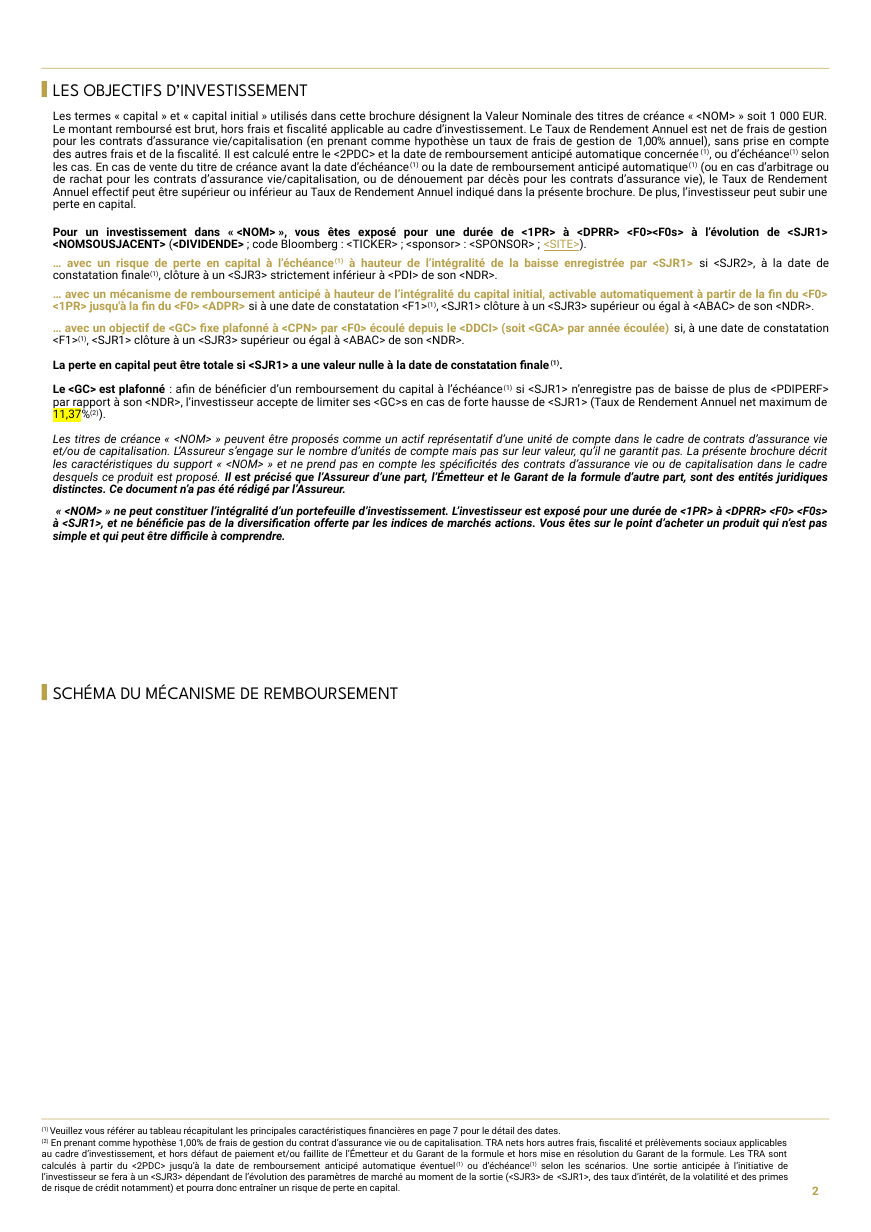
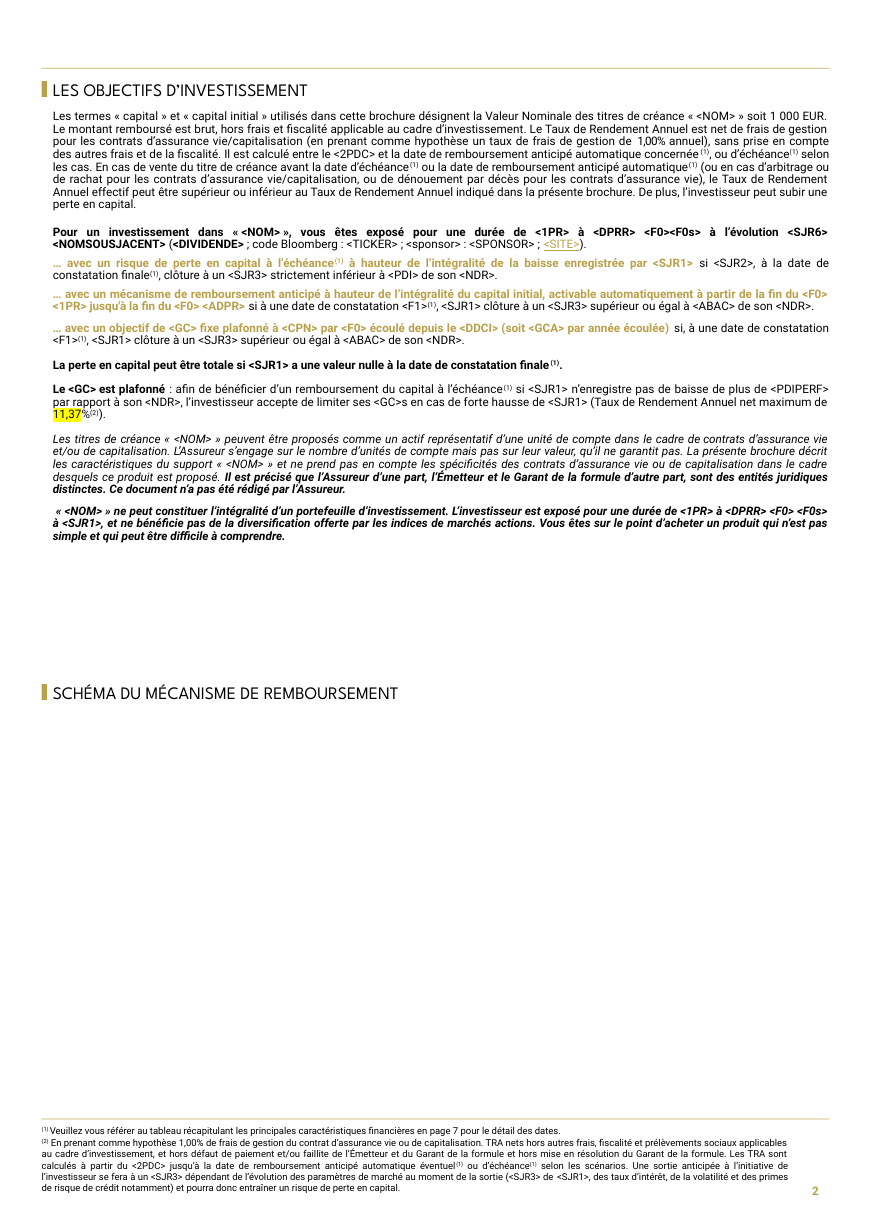
Before and after one commit to guillaumejacquin/equitim-project, a slide deck: slide 2 of Templates/test15.pptx. Drawn at 871x1232 pixels with LibreOffice and Linux fonts; fonts in the diff are those of the drawing; background and template pictures are left out. Boxes give left, top, right and bottom in pixels: in the first picture for what was removed or moved away, otherwise in the second. Text is boxed around its words. In the diff, an @@ line names an element or a change of style, - is before the commit and + after.

```diff
--- a/Templates/test15.pptx
+++ b/Templates/test15.pptx
@@ text at bbox=[53, 227, 828, 251]: text changed @@
-  Pour un investissement dans « <NOM> », vous êtes exposé pour une durée de <1PR> à <DPRR> <F0><F0s> à l’évolution de <SJR1> <NOMSOUSJACENT> (<DIVIDENDE> ; code Bloomberg : <TICKER> ; <sponsor> : <SPONSOR> ; <SITE>).
+  Pour un investissement dans « <NOM> », vous êtes exposé pour une durée de <1PR> à <DPRR> <F0><F0s> à l’évolution <SJR6> <NOMSOUSJACENT> (<DIVIDENDE> ; code Bloomberg : <TICKER> ; <sponsor> : <SPONSOR> ; <SITE>).
```
Also in this commit, not shown: 2 other slides changed, 28 other files.
